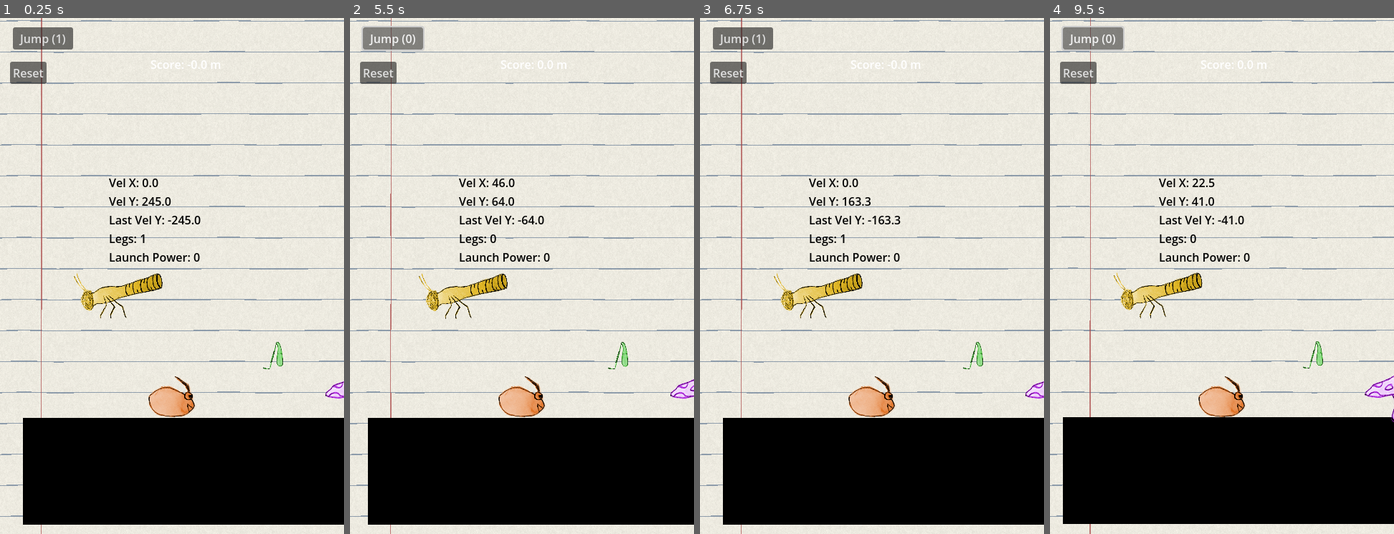
Above: before the commit, frames 1-4 (left to right).
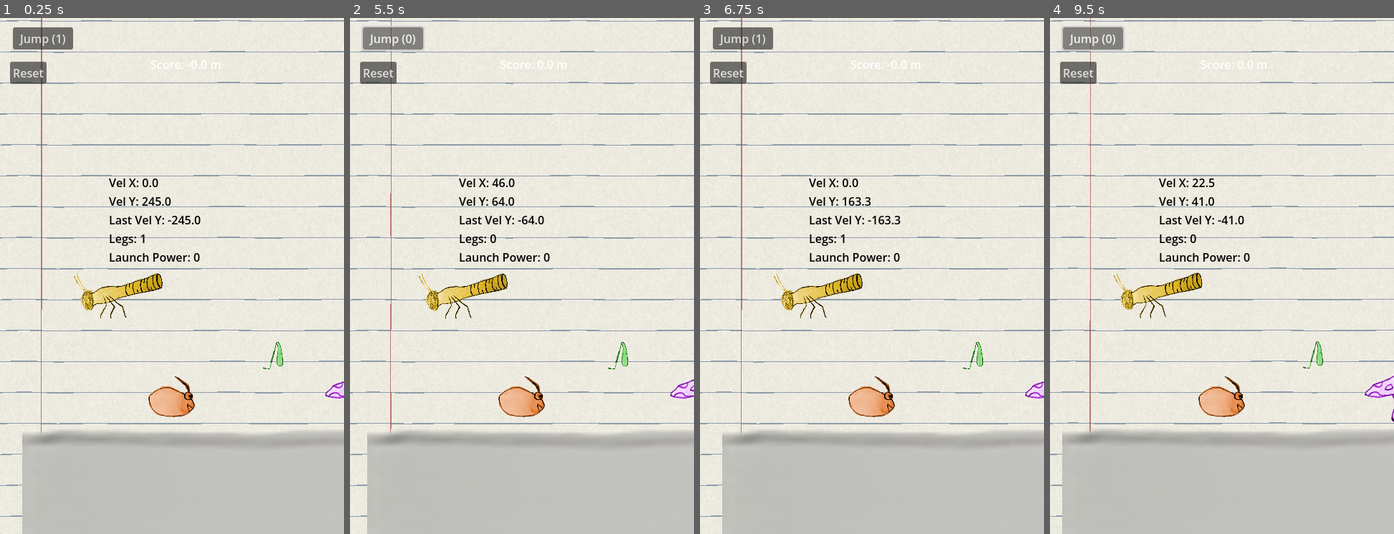
Above: after the commit, the same moments.

Repository: TOMYAAAAAH/paf-la-mite
Game: Godot game, scene res://main.tscn
The game is run twice, just before and just after one commit, with the same random seed, the same clock (stepped at 60 frames per second) and the same inputs.
Inputs:
- Up to frame 1 (0.25 s): no input
- Up to frame 2 (5.5 s): click "Jump (1)" at 0.5 s; click "Jump (0)" at 1.25 s; click "Jump (0)" at 2 s; click "Jump (0)" at 2.75 s; click "Reset" at 3.5 s; click "Jump (1)" at 4.25 s; tap Enter (ui_accept) at 5 s; tap Tab (jump) at 5.27 s
- Up to frame 3 (6.75 s): tap Tab (jump) at 6.02 s; click "Play Again" at 6.5 s
- Up to frame 4 (9.5 s): click "Jump (1)" at 7.25 s; tap Tab (jump) at 9.02 s

The runs differ from the first frame. In frame 1, 21% of the frame differs, in the area x 6-100%, y 77-100%; in frame 2, 21%; in frame 3, 21%; in frame 4, 22%, in the area x 3-100%, y 77-100%.

Commit message:
add new floor

Diff:
--- a/floor.tscn
+++ b/floor.tscn
@@ -1,16 +1,16 @@
 [gd_scene format=3 uid="uid://bwlhkhq6me7cx"]
+
+[ext_resource type="Texture2D" uid="uid://bcrbug3vk55dv" path="res://art/floor.png" id="1_oj3tl"]
 
 [sub_resource type="RectangleShape2D" id="RectangleShape2D_ryoud"]
 size = Vector2(8242, 20)
 
 [node name="Floor" type="StaticBody2D" unique_id=215917808]
 
-[node name="Line2D" type="Line2D" parent="." unique_id=157510918]
-position = Vector2(0, -382.63513)
-scale = Vector2(1, 1.4950001)
-points = PackedVector2Array(-45, 673, 2507.0833, 673.00024, 8207, 673)
-width = 100.0
-default_color = Color(0, 0, 0, 1)
+[node name="Sprite2D" type="Sprite2D" parent="." unique_id=950980291]
+position = Vector2(4079, 696)
+scale = Vector2(9.085903, 3.8289473)
+texture = ExtResource("1_oj3tl")
 
 [node name="CollisionShape2D" type="CollisionShape2D" parent="." unique_id=944876245]
 position = Vector2(4107, 560)
Not shown, changed: .DS_Store
